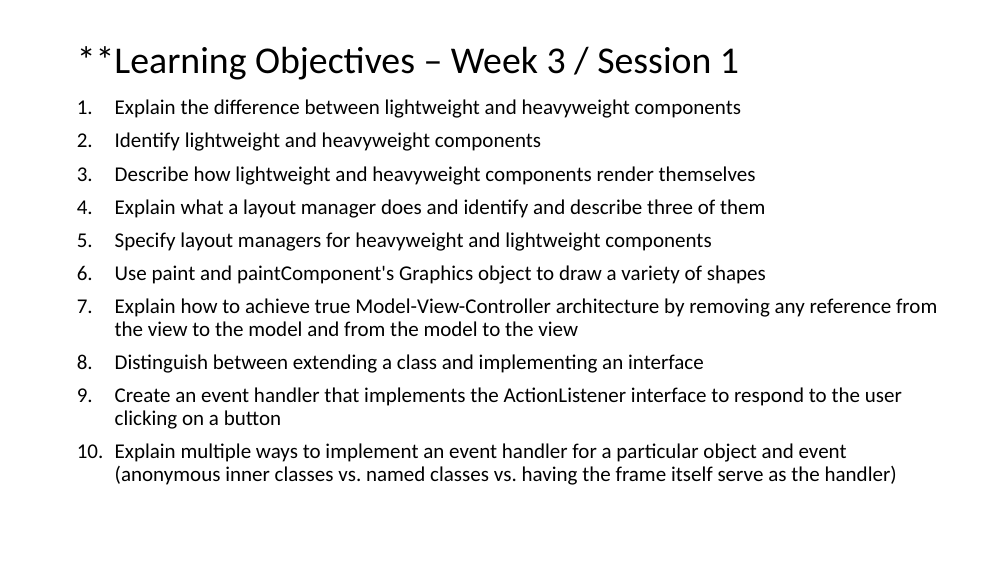
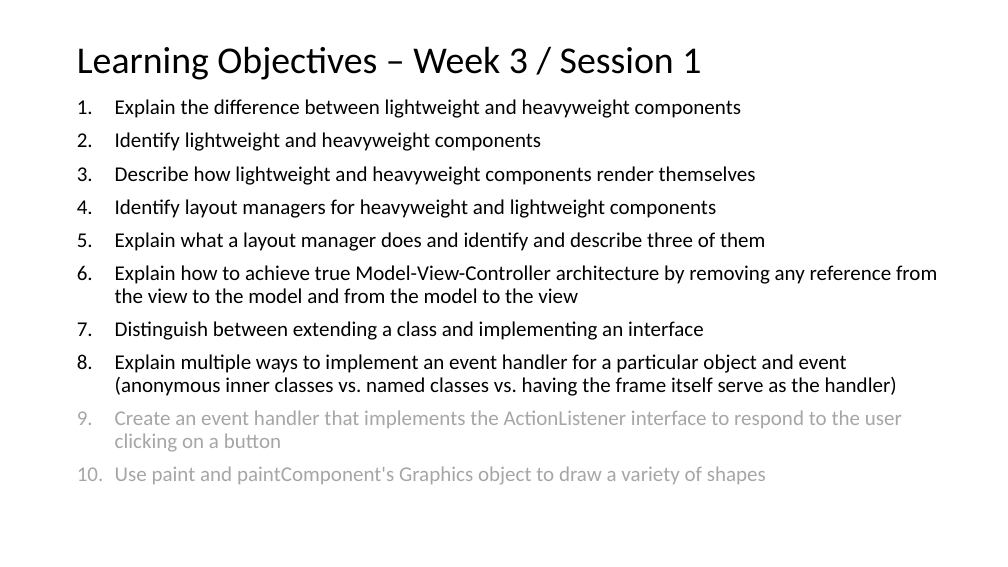
Before and after one commit to EricJPogue/www-epogue-info, a slide deck: slide 5 of CPSC-24500/Week03/2017SpringW03Slides.pptx (slide 3 before the commit). Drawn at 1008x567 pixels with LibreOffice and Linux fonts; fonts in the diff are those of the drawing. Boxes give left, top, right and bottom in pixels: in the first picture for what was removed or moved away, otherwise in the second. Text is boxed around its words. In the diff, an @@ line names an element or a change of style, - is before the commit and + after.

Commit message:
Add and update week 3 files.

```diff
--- a/CPSC-24500/Week03/2017SpringW03Slides.pptx
+++ b/CPSC-24500/Week03/2017SpringW03Slides.pptx
@@ title at (x1=77, y1=46, x2=701, y2=80): text changed @@
-**Learning Objectives – Week 3 / Session 1
+Learning Objectives – Week 3 / Session 1
@@ text at (x1=115, y1=199, x2=716, y2=218): paragraph added @@
+4. Identify layout managers for heavyweight and lightweight components
@@ text at (x1=115, y1=232, x2=766, y2=284): paragraphs removed @@
-5. Specify layout managers for heavyweight and lightweight components
-6. Use paint and paintComponent's Graphics object to draw a variety of shapes
@@ text at (x1=115, y1=354, x2=897, y2=396): paragraph added @@
+8. Explain multiple ways to implement an event handler for a particular object and event (anonymous inner classes vs. named classes vs. having the frame itself serve as the handler)
@@ text at (x1=115, y1=410, x2=902, y2=452): text colour #000000 to #A6A6A6 in "Create an event handler that implements the ..." @@
@@ text at (x1=115, y1=466, x2=766, y2=485): text changed; text colour #000000 to #A6A6A6 @@
-10. Explain multiple ways to implement an event handler for a particular object and event (anonymous inner classes vs. named classes vs. having the frame itself serve as the handler)
+10. Use paint and paintComponent's Graphics object to draw a variety of shapes
```
Also in this commit, not shown: 3 other slides changed, 17 slides added, 9 slides removed, 5 other files.
